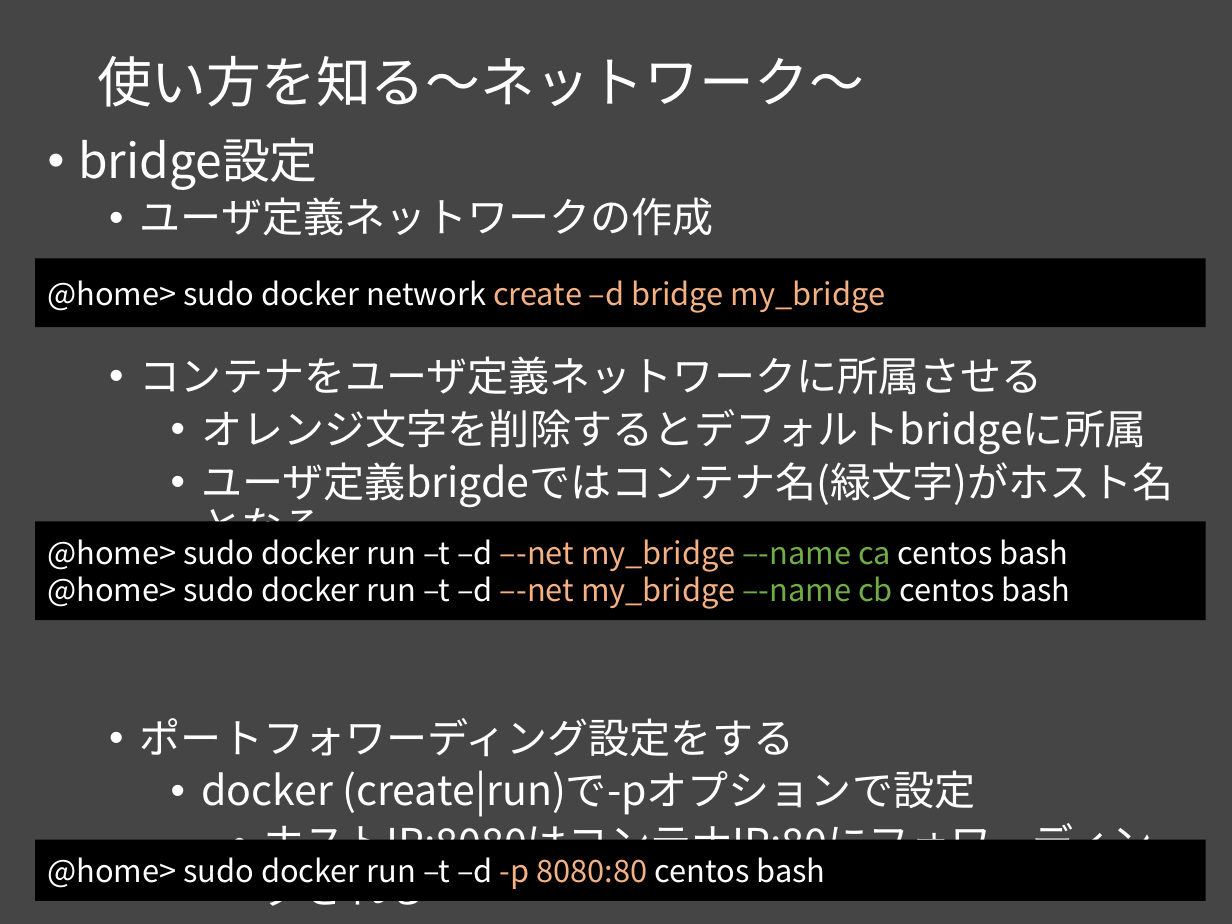
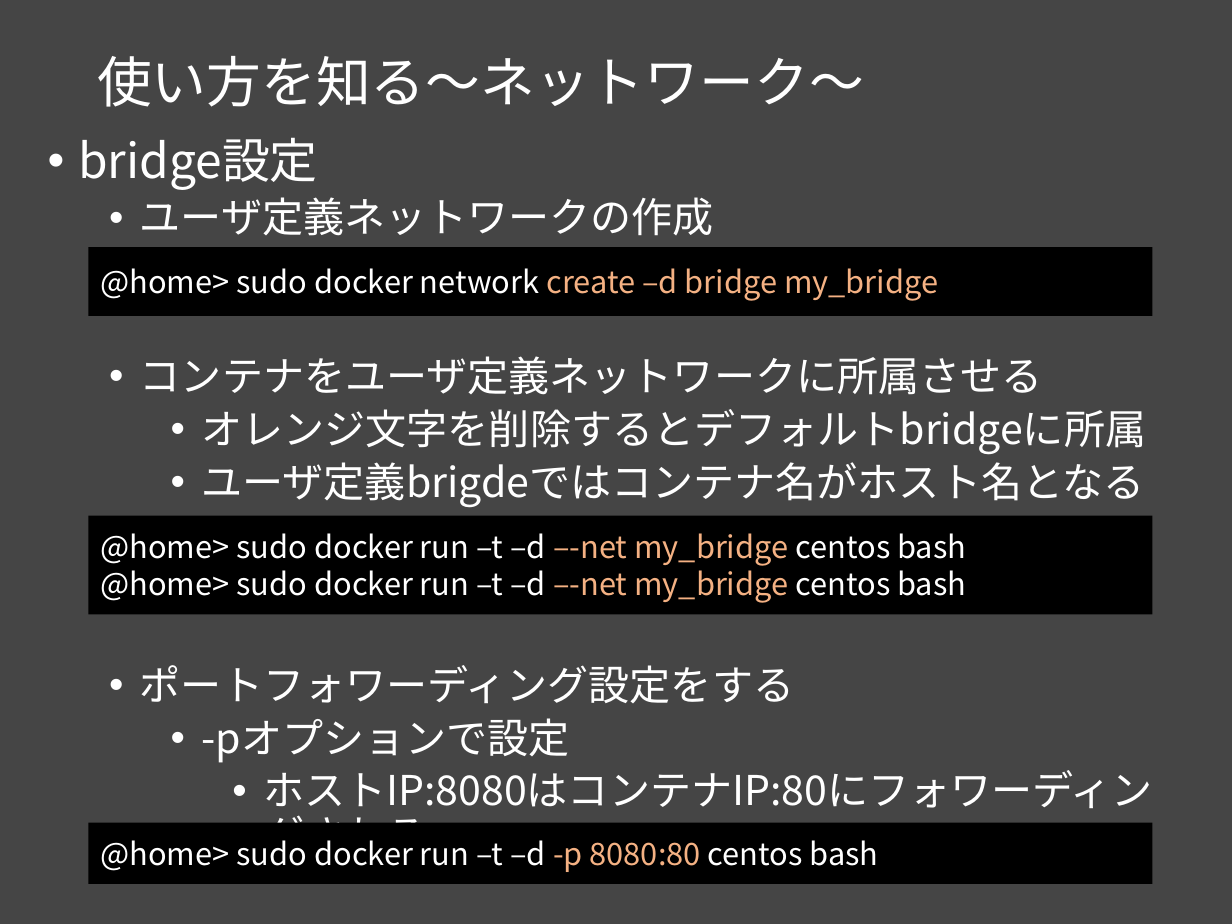
Before and after one commit to msntts/workshop_docker, a slide deck: slide 31 of docker勉強会Vol1(Dockerの基本).pptx. Drawn at 1232x924 pixels with LibreOffice and Linux fonts; fonts in the diff are those of the drawing. Boxes give left, top, right and bottom in pixels: in the first picture for what was removed or moved away, otherwise in the second. Text is boxed around its words. In the diff, an @@ line names an element or a change of style, - is before the commit and + after.

```diff
--- a/docker勉強会Vol1(Dockerの基本).pptx
+++ b/docker勉強会Vol1(Dockerの基本).pptx
@@ rectangle "@home> sudo docker network create ...": place and size @@
-rectangle "@home> sudo docker network create ..." at [36, 259, 1206, 328]
+rectangle "@home> sudo docker network create ..." at [89, 248, 1153, 317]
@@ text at [202, 462, 1145, 508]: text changed @@
-    • ユーザ定義brigdeではコンテナ名(緑文字)がホスト名となる
+    • ユーザ定義brigdeではコンテナ名がホスト名となる
@@ rectangle "@home> sudo docker run –t ...": place and size @@
-rectangle "@home> sudo docker run –t ..." at [36, 521, 1206, 620]
+rectangle "@home> sudo docker run –t ..." at [89, 516, 1153, 615]
@@ text in rectangle at [101, 533, 966, 603]: text changed @@
-@home> sudo docker run –t –d –-net my_bridge –-name ca centos bash
-@home> sudo docker run –t –d –-net my_bridge –-name cb centos bash
+@home> sudo docker run –t –d –-net my_bridge centos bash
+@home> sudo docker run –t –d –-net my_bridge centos bash
@@ text at [202, 718, 570, 763]: text changed @@
-    • docker (create|run)で-pオプションで設定
+    • -pオプションで設定
@@ rectangle "@home> sudo docker run –t ...": place and size @@
-rectangle "@home> sudo docker run –t ..." at [36, 840, 1206, 902]
+rectangle "@home> sudo docker run –t ..." at [89, 823, 1153, 885]
```
Also in this commit, not shown: 4 other slides changed, 2 slides removed, 1 other file.
